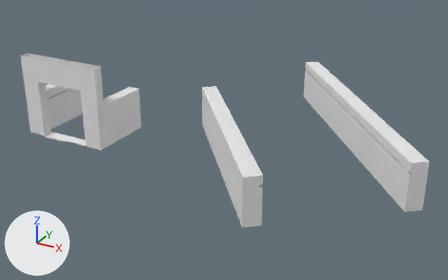
Before and after pictures for a commit that changed the Blender file Assets/models/cave/room02/room02b.blend.
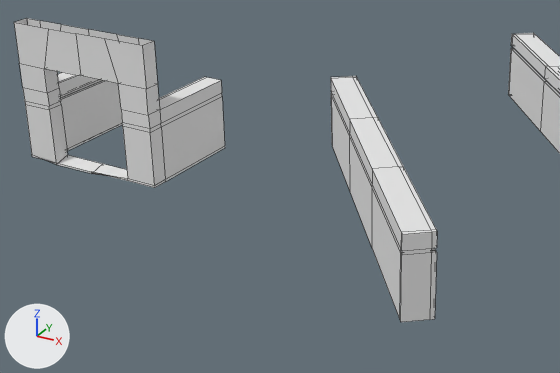
Each version appears first whole from a 50 mm camera at (-81.6, -78.0, 12.2) aimed at (-95.2, -53.3, -0.1), and next in a close-up on the part from 3% to 74% of the width and 15% to 92% of the height. The lights are fixed; the arrows at lower left show +X, +Y and +Z. The close-ups show mesh edges as thin lines. The same objects are shown in both versions, whatever each file hides.

Names of what the first close-up shows: 'aries_frame', 'half_wall.003'.
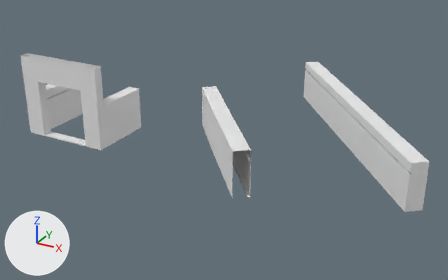
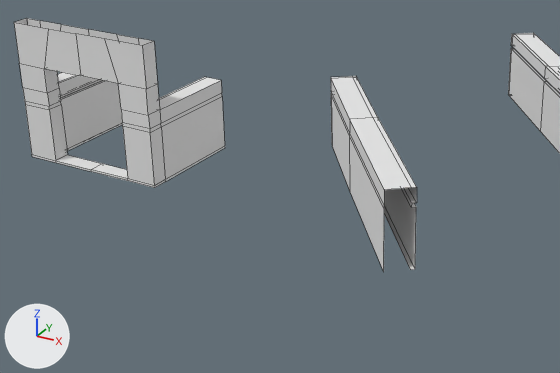
What differs and where, as boxes (x1, y1, x2, y2) in the close-ups (560 x 373 px; the box of a moved part takes in the faces that stretch with it):
'half_wall.003', reshaped: before (331, 33, 560, 322); after (331, 33, 560, 271)
part 1 of me_cube_000, cut back: before (351, 121, 437, 322); after (351, 121, 417, 271)
part 2 of me_cube_044, moved or reshaped: (25, 104, 128, 181) in both

Patch to the scene script:
```diff
--- a/Assets/models/cave/room02/room02b.blend.py
+++ b/Assets/models/cave/room02/room02b.blend.py
@@ me_cube_000 @@
 # used by ob_half_wall_003; location = (-91.51, -53.24, 2.33); rotation_euler = (0.0, 0.0, -0.89), in degrees (0, 0, -51)
-me_cube_000.from_pydata(...)  # 172 vertices, 143 faces; spans x -8.16..5.59, y -3.64..3.72, z -2.67..-0.52
+me_cube_000.from_pydata(...)  # 147 vertices, 115 faces; spans x -8.16..5.59, y -3.64..3.72, z -2.67..-0.52
+# me_cube_000 part 1
+# 36 vertices are removed from x 2.09..5.59, y -3.64..-2.88, z -2.67..-0.52
+# 39 faces are deleted
+# 1 vertex moves from x 2.09, y -2.99, z -2.67 to x 3.31, y -2.94, z -2.67
+# 3 vertices are added at (3.31, -2.94, -0.52), (3.31, -2.94, -0.91), (3.31, -2.94, -1.02)
+# 8 new vertices lie (4.6, 0.06, 0.0) away from vertices in x -1.29, y -3.64..-2.88, z -2.67..-0.52
+# 10 new faces join them, smooth
+# 1 new face joins them
 me_cube_000.materials.append(mat_astrology_door_frame)
@@ me_cube_044 @@
 me_cube_044.from_pydata(...)  # 116 vertices, 92 faces; spans x -2.3..2.3, y -0.24..3.5, z -2.73..1.43
 # used by ob_aries_frame; location = (-102.35, -56.65, 2.33)
-me_cube_044.vertices[37].co = (-1.35, -0.24, -2.73)  # pixel (56, 164)
-me_cube_044.vertices[101].co = (0.0, -0.24, -2.73)  # pixel (91, 173)
+# me_cube_044 part 2
+me_cube_044.vertices[37].co = (-1.35, -0.24, -2.6)
+me_cube_044.vertices[101].co = (0.0, -0.24, -2.6)
 me_cube_044.materials.append(mat_astrology_door_frame_001)
```
